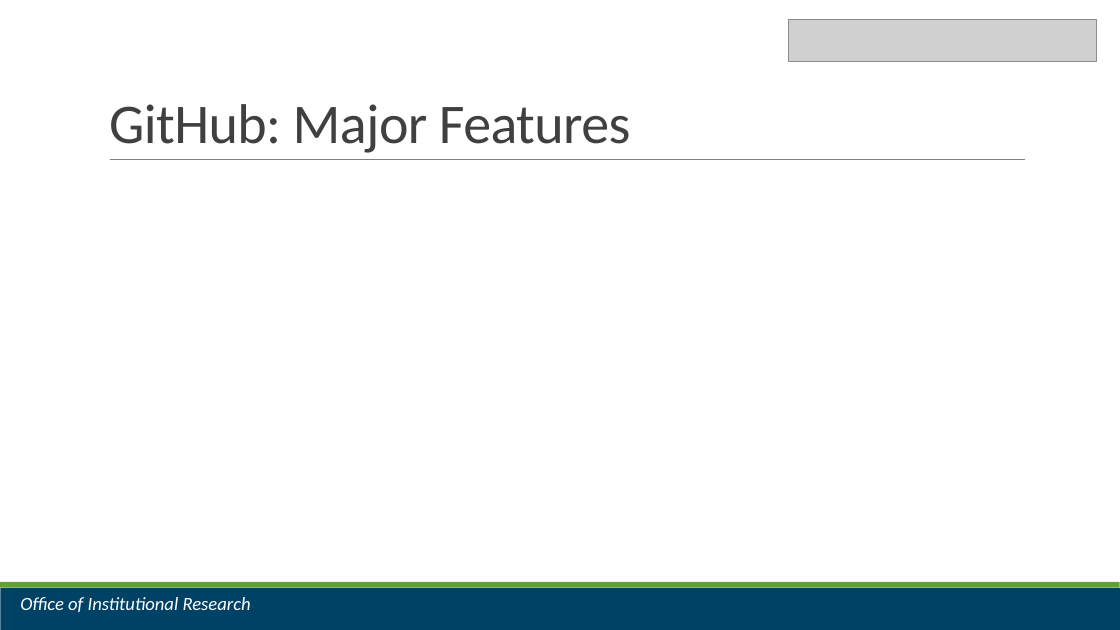
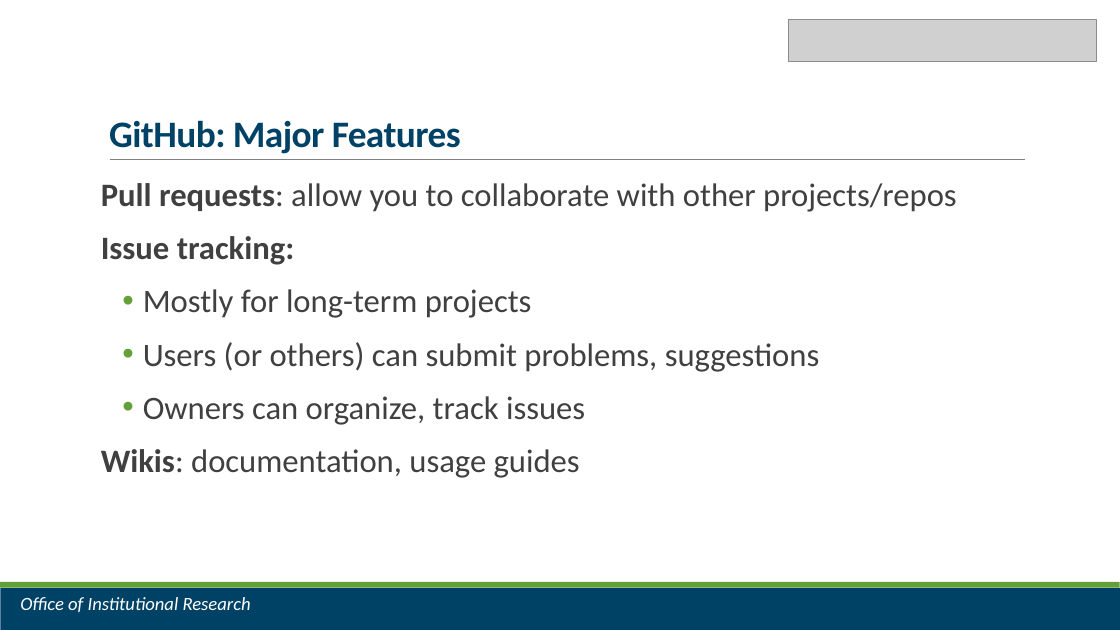
Before and after one commit to jrf1111/Do-You-Git-It-Now, a slide deck: slide 13 of Do You Git It Now.pptx. Drawn at 1120x630 pixels with LibreOffice and Linux fonts; fonts in the diff are those of the drawing; grey boxes stand for pictures. Boxes give left, top, right and bottom in pixels: in the first picture for what was removed or moved away, otherwise in the second. Text is boxed around its words. In the diff, an @@ line names an element or a change of style, - is before the commit and + after.

Commit message:
add section on major GH features

```diff
--- a/Do You Git It Now.pptx
+++ b/Do You Git It Now.pptx
@@ title "GitHub: Major Features" at (109,120,461,154): size 48 to 32 pt, text colour #404040 to #004265, bold on @@
@@ text added at (101,183,957,478), 28 pt, text #404040 @@
+Pull requests: allow you to collaborate with other projects/repos
+Issue tracking:
+• Mostly for long-term projects
+• Users (or others) can submit problems, suggestions
+• Owners can organize, track issues
+Wikis: documentation, usage guides
```
Also in this commit, not shown: 5 other slides changed, 1 slide added, 1 slide removed.
